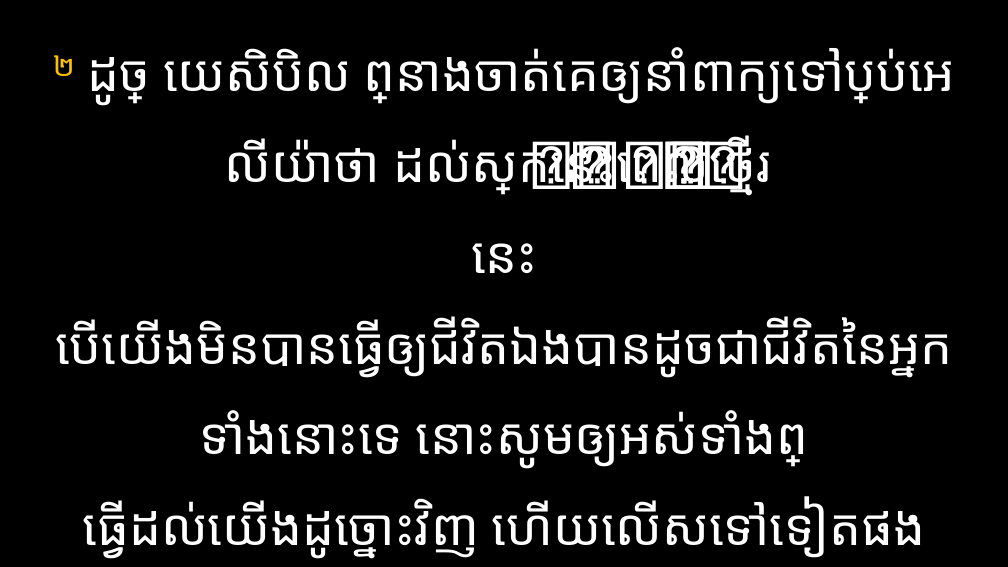
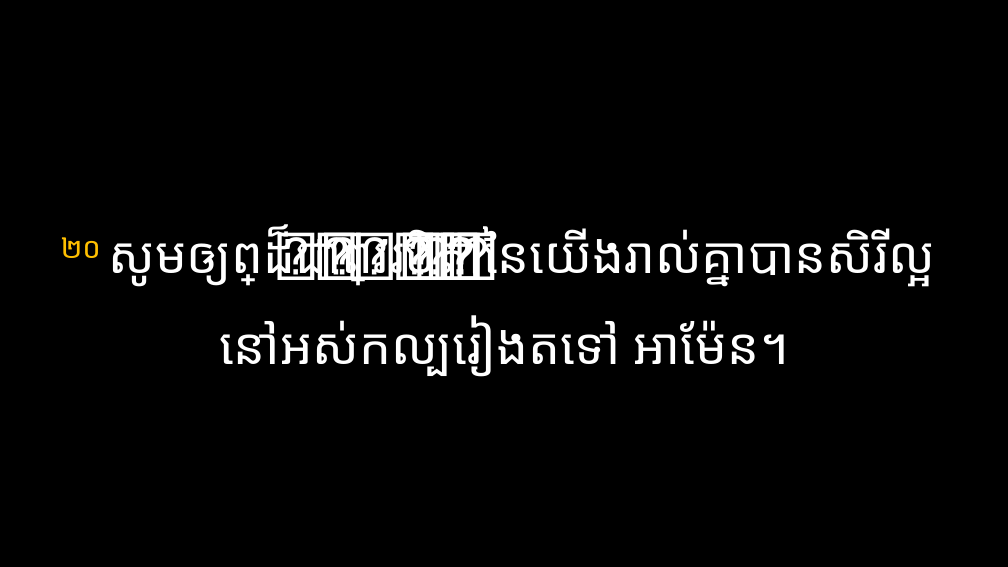
Before and after one commit to phearak2003/youth_worship, a slide deck: slide 20 of Youth Worship.pptx (slide 15 before the commit). Drawn at 1008x567 pixels with LibreOffice and Linux fonts; fonts in the diff are those of the drawing. Boxes give left, top, right and bottom in pixels: in the first picture for what was removed or moved away, otherwise in the second. Text is boxed around its words. In the diff, an @@ line names an element or a change of style, - is before the commit and + after.

Commit message:
23-02-25

```diff
--- a/Youth Worship.pptx
+++ b/Youth Worship.pptx
@@ title at [61,226,789,377]: text changed @@
-២ ដូច្នេះ យេសិបិល ព្រះនាងចាត់គេឲ្យនាំពាក្យទៅប្រាប់អេលីយ៉ាថា ដល់ស្អែកនេះ ពេលថ្មើរនេះ
-បើយើងមិនបានធ្វើឲ្យជីវិតឯងបានដូចជាជីវិតនៃអ្នកទាំងនោះទេ នោះសូមឲ្យអស់ទាំងព្រះ
-ធ្វើដល់យើងដូច្នោះវិញ ហើយលើសទៅទៀតផង
+២០ សូមឲ្យព្រះដ៏ជាព្រះវរបិតានៃយើងរាល់គ្នា បានសិរីល្អនៅអស់កល្បរៀងតទៅ អាម៉ែន។
```
Also in this commit, not shown: 36 other slides changed, 3 slides added, 14 slides removed.
